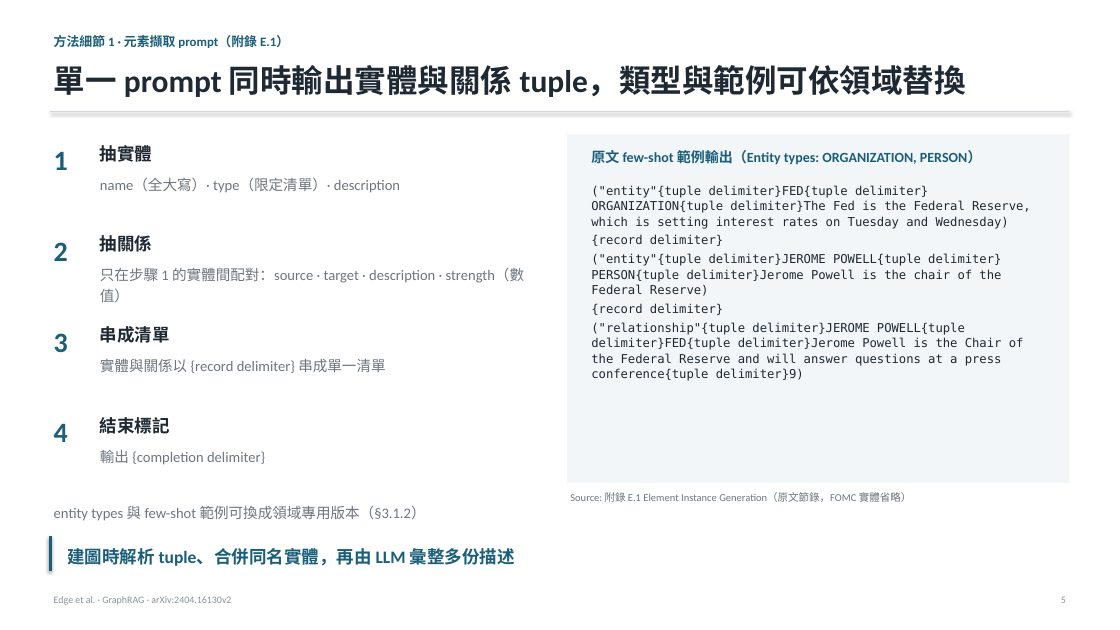
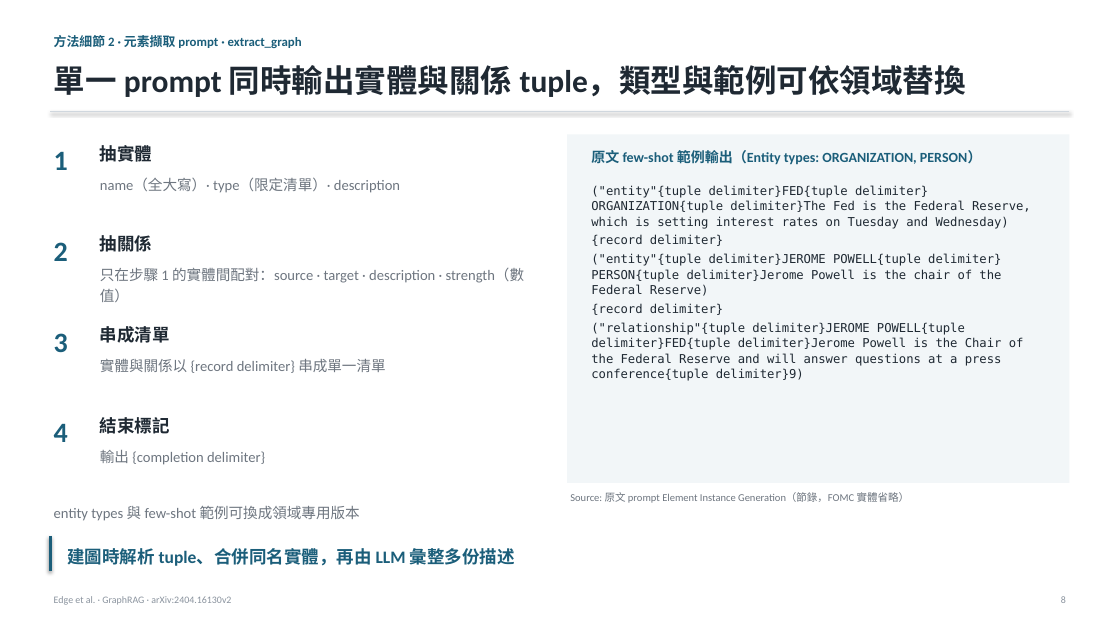
Before and after one commit to Moris-Zhan/CV-RAG-LLM-Papers, a slide deck: slide 8 of RAG/2024_GraphRAG/slides_zh-TW.pptx (slide 5 before the commit). Drawn at 1120x630 pixels with LibreOffice and Linux fonts; fonts in the diff are those of the drawing. Boxes give left, top, right and bottom in pixels: in the first picture for what was removed or moved away, otherwise in the second. Text is boxed around its words. In the diff, an @@ line names an element or a change of style, - is before the commit and + after.

```diff
--- a/RAG/2024_GraphRAG/slides_zh-TW.pptx
+++ b/RAG/2024_GraphRAG/slides_zh-TW.pptx
@@ text at (54, 35, 302, 48): text changed @@
-方法細節 1 · 元素擷取 prompt（附錄 E.1）
+方法細節 2 · 元素擷取 prompt · extract_graph
@@ text at (54, 506, 360, 521): text changed @@
-entity types 與 few-shot 範例可換成領域專用版本（§3.1.2）
+entity types 與 few-shot 範例可換成領域專用版本
@@ text at (570, 492, 910, 503): text changed @@
-Source: 附錄 E.1 Element Instance Generation（原文節錄，FOMC 實體省略）
+Source: 原文 prompt Element Instance Generation（節錄，FOMC 實體省略）
```
Also in this commit, not shown: 21 other slides changed, 5 slides added, 5 other files.
